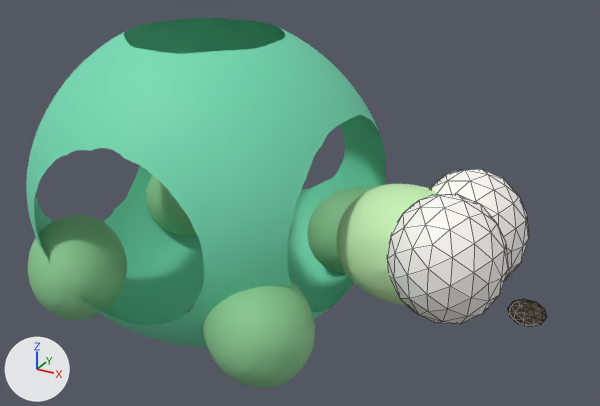
A saved change to the glTF model web/public/models/turtle.glb.
Rendered twice from a camera (50 mm lens) standing at (1.49, -2.154, 1.617) and looking at (0.303, 0.003, 0.538). Lighting does not change. The marker at lower left points along +X, +Y and +Z. The picture after the commit comes second. Mesh edges are drawn as thin lines on the coarser meshes. Where no turn or scale is listed for an object, it has been applied to the vertices. Vertices at exactly the same position are counted once.

The older version as bpy lines, for what is in view:
```python
ob_eyeliris = bpy.data.objects.new('eyeLIris', me_mesh_7)
ob_eyeliris.location = (0.84, -0.11, 0.52)
ob_eyelwhite = bpy.data.objects.new('eyeLWhite', me_mesh_6)
ob_eyelwhite.location = (0.84, -0.11, 0.52)
ob_eyeriris = bpy.data.objects.new('eyeRIris', me_mesh_3)
ob_eyeriris.location = (0.84, 0.11, 0.52)
ob_eyerwhite = bpy.data.objects.new('eyeRWhite', me_mesh_2)
ob_eyerwhite.location = (0.84, 0.11, 0.52)
ob_flipperbrmesh = bpy.data.objects.new('flipperBRMesh', me_mesh_13)
ob_flipperbrmesh.location = (-0.4, -0.3, 0.3)
ob_nose = bpy.data.objects.new('nose', me_mesh_10)
ob_nose.location = (0.0, 0.0, 0.0)
# also in view: 'flipperFRMesh' at (0.366, -0.366, 0.3); 'flipperBLMesh' at (-0.354, 0.346, 0.3); 'body' at (-0.056, 0.017, 0.534); 'flipperFLMesh' at (0.366, 0.366, 0.3); 'head' at (0.694, 0.0, 0.48)
```
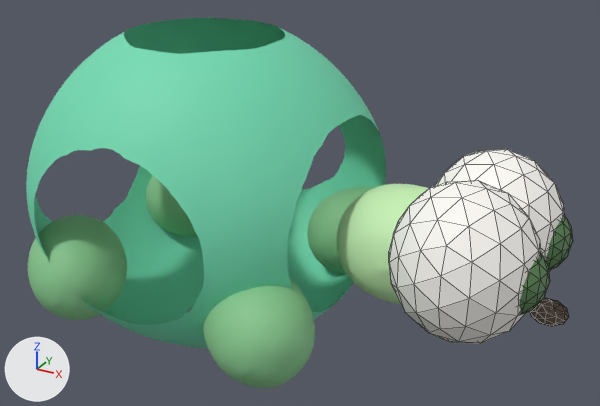
Changed parts and their boxes (x1, y1, x2, y2) in the pictures (600 x 406 px):
```json
{"object": "eyeLWhite", "change": "moved, rescaled", "before": [387, 194, 508, 324], "after": [389, 180, 541, 343], "on screen": "25% wider, 25% taller"}
{"object": "eyeRWhite", "change": "moved, rescaled", "before": [430, 169, 529, 281], "after": [435, 149, 564, 271]}
{"object": "nose", "change": "moved", "before": [508, 299, 547, 327], "after": [530, 298, 569, 326]}
{"object": "eyeLIris", "change": "moved, rescaled", "after": [519, 253, 550, 314], "on screen": "not visible before"}
{"object": "eyeRIris", "change": "moved, rescaled", "after": [546, 215, 573, 270], "on screen": "not visible before"}
```

The change, as JSON lines over the scene's bpy script:
```json
{"block": "me_mesh_2", "where": "# used by ob_eyerwhite; location = (0.84, 0.11, 0.52)"}
{"op": "remove", "block": "me_mesh_2", "code": "me_mesh_2.from_pydata(...)  # 92 vertices, 180 faces; spans x -0.17..0.17, y -0.149..0.149, z -0.191..0.191"}
{"op": "add", "block": "me_mesh_2", "code": "me_mesh_2.from_pydata(...)  # 92 vertices, 180 faces; spans x -0.208..0.208, y -0.192..0.192, z -0.231..0.231"}
{"block": "me_mesh_2", "change": "me_mesh_2 part 1: the whole mesh is scaled about its middle by (1.22, 1.29, 1.21)"}
{"block": "me_mesh_3", "where": "# used by ob_eyeriris; location = (0.84, 0.11, 0.52)"}
{"op": "remove", "block": "me_mesh_3", "code": "me_mesh_3.from_pydata(...)  # 92 vertices, 180 faces; spans x -0.048..0.148, y -0.098..0.098, z -0.108..0.088"}
{"op": "add", "block": "me_mesh_3", "code": "me_mesh_3.from_pydata(...)  # 92 vertices, 180 faces; spans x 0.017..0.233, y -0.108..0.108, z -0.12..0.096"}
{"block": "me_mesh_3", "change": "me_mesh_3 part 2: the whole mesh is scaled about its middle by 1.1, then moved by (0.075, 0.0, -0.002)"}
{"block": "me_mesh_6", "where": "# used by ob_eyelwhite; location = (0.84, -0.11, 0.52)"}
{"op": "remove", "block": "me_mesh_6", "code": "me_mesh_6.from_pydata(...)  # 92 vertices, 180 faces; spans x -0.17..0.17, y -0.149..0.149, z -0.191..0.191"}
{"op": "add", "block": "me_mesh_6", "code": "me_mesh_6.from_pydata(...)  # 92 vertices, 180 faces; spans x -0.208..0.208, y -0.192..0.192, z -0.231..0.231"}
{"block": "me_mesh_6", "change": "me_mesh_6 part 3: the whole mesh is scaled about its middle by (1.22, 1.29, 1.21)"}
{"block": "me_mesh_7", "where": "# used by ob_eyeliris; location = (0.84, -0.11, 0.52)"}
{"op": "remove", "block": "me_mesh_7", "code": "me_mesh_7.from_pydata(...)  # 92 vertices, 180 faces; spans x -0.048..0.148, y -0.098..0.098, z -0.108..0.088"}
{"op": "add", "block": "me_mesh_7", "code": "me_mesh_7.from_pydata(...)  # 92 vertices, 180 faces; spans x 0.017..0.233, y -0.108..0.108, z -0.12..0.096"}
{"block": "me_mesh_7", "change": "me_mesh_7 part 4: the whole mesh is scaled about its middle by 1.1, then moved by (0.075, 0.0, -0.002)"}
{"block": "me_mesh_10", "where": "# used by ob_nose; location = (0.0, 0.0, 0.0)"}
{"op": "remove", "block": "me_mesh_10", "code": "me_mesh_10.from_pydata(...)  # 42 vertices, 80 faces; spans x 1.0033..1.1167, y -0.0441..0.0441, z 0.3122..0.3878"}
{"op": "add", "block": "me_mesh_10", "code": "me_mesh_10.from_pydata(...)  # 42 vertices, 80 faces; spans x 1.0633..1.1767, y -0.0441..0.0441, z 0.3322..0.4078"}
{"block": "me_mesh_10", "change": "me_mesh_10 part 5: the whole mesh is moved by (0.06, 0.0, 0.02)"}
{"op": "set", "path": "ob_eyerwhite.location", "old": "(0.84, 0.11, 0.52)", "new": "(0.9, 0.14, 0.54)"}
{"op": "set", "path": "ob_eyeriris.location", "old": "(0.84, 0.11, 0.52)", "new": "(0.9, 0.14, 0.54)"}
{"op": "set", "path": "ob_eyelwhite.location", "old": "(0.84, -0.11, 0.52)", "new": "(0.9, -0.14, 0.54)"}
{"op": "set", "path": "ob_eyeliris.location", "old": "(0.84, -0.11, 0.52)", "new": "(0.9, -0.14, 0.54)"}
```
